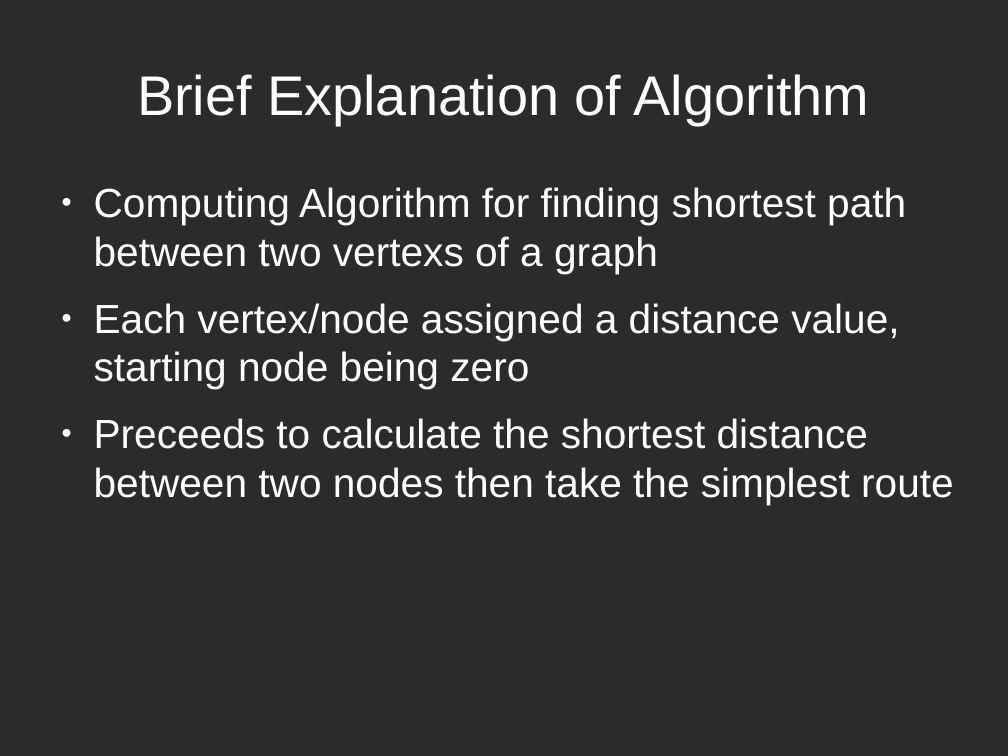
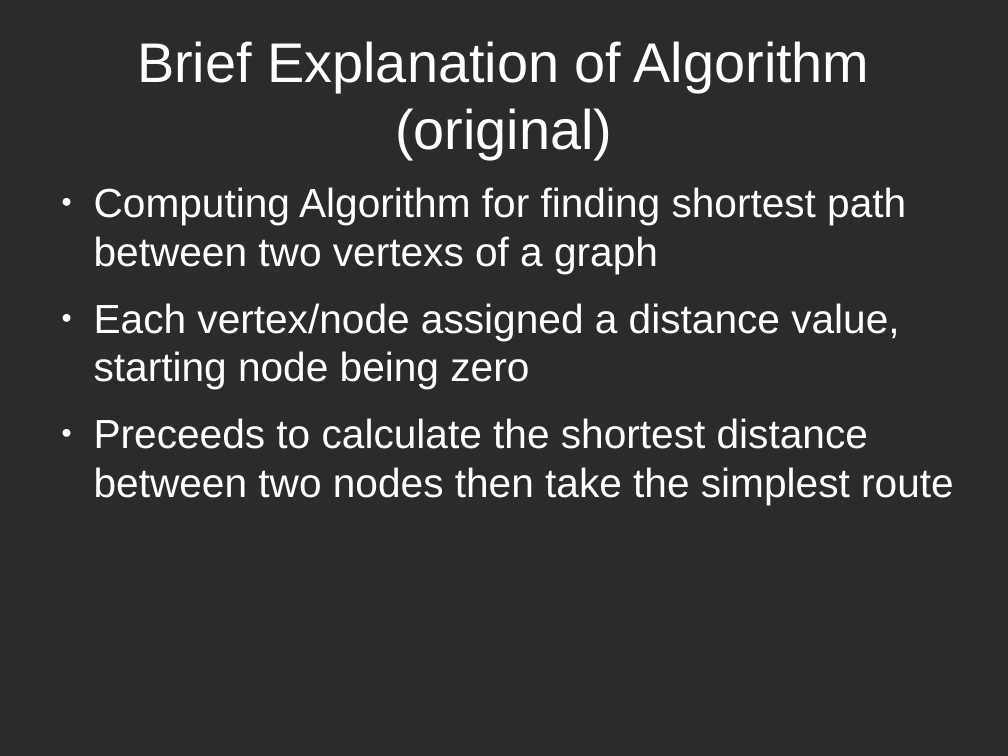
Before and after one commit to BrendanToolan/ResearchMethodsPresentation, a slide deck: slide 19 of research methods presentation.odp (slide 3 before the commit). Drawn at 1008x756 pixels with LibreOffice and Linux fonts; fonts in the diff are those of the drawing; background and template pictures are left out; a plain dark background stands for a picture behind light text. Boxes give left, top, right and bottom in pixels: in the first picture for what was removed or moved away, otherwise in the second. Text is boxed around its words. In the diff, an @@ line names an element or a change of style, - is before the commit and + after.

```diff
--- a/research methods presentation.odp
+++ b/research methods presentation.odp
@@ title at (137,41,870,159): text changed @@
-Brief Explanation of Algorithm
+Brief Explanation of Algorithm
+(original)
```
Also in this commit, not shown: 4 other slides changed, 11 slides added, 1 other file.
